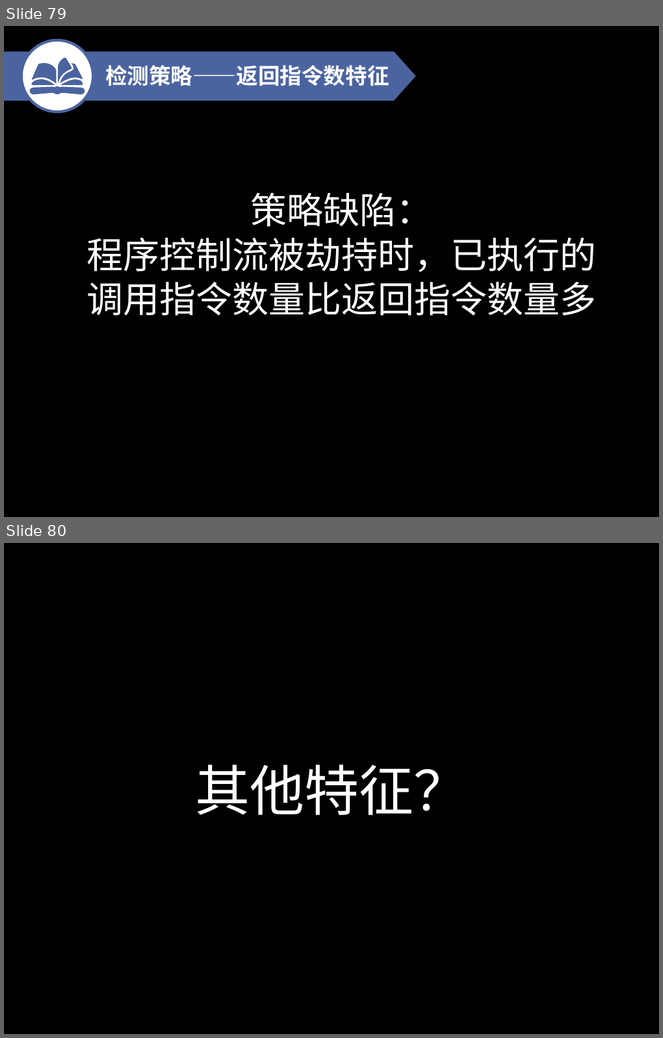
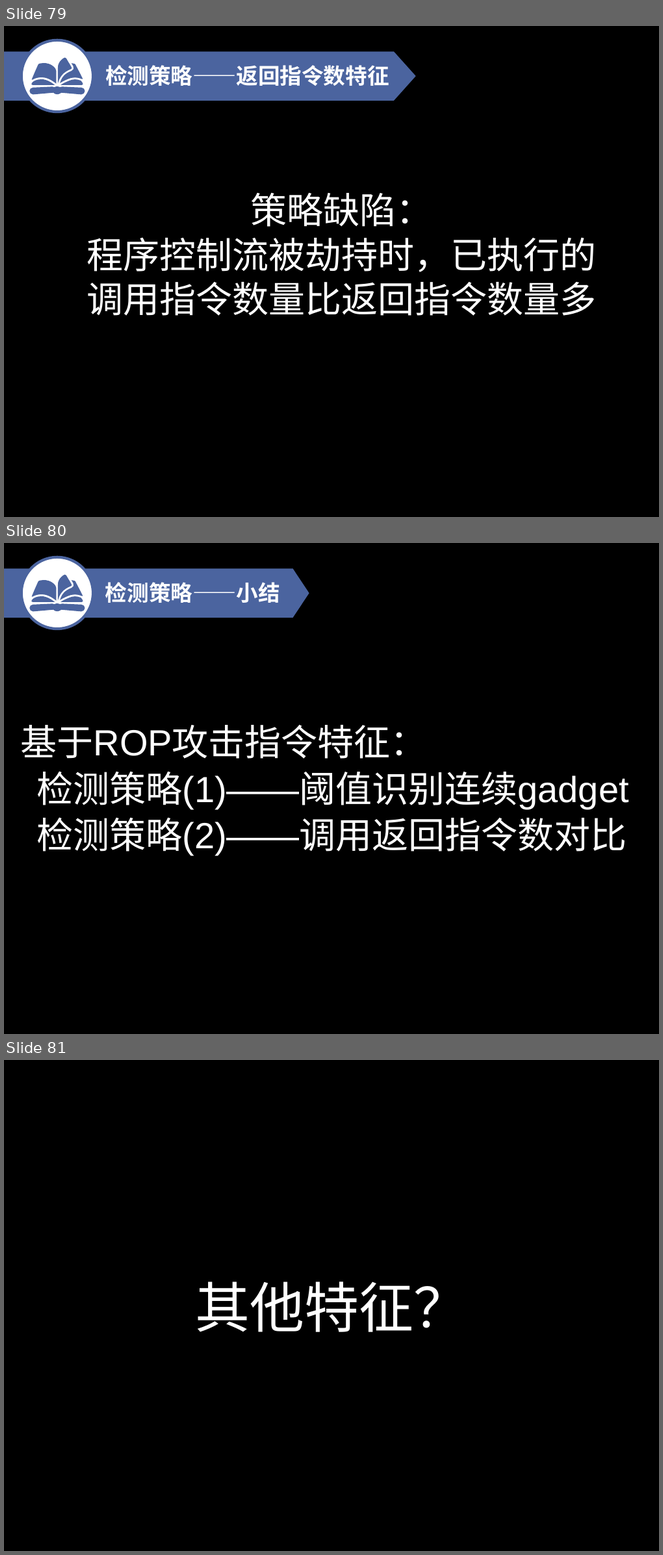
Before and after one commit to TaQini/XOP, a slide deck: 大便.pptx. Shown one above the other, each under a label of ours: slides 79 and 80 before the commit, slides 79, 80 and 81 after it. The pictures are 663x1038 and 663x1555 pixels, drawn with LibreOffice and Linux fonts; fonts in the diff are those of the drawing. Boxes give left, top, right and bottom in pixels: in the first picture for what was removed or moved away, otherwise in the second. Text is boxed around its words. In the diff, an @@ line names an element or a change of style, - is before the commit and + after.

```diff
--- a/大便.pptx
+++ b/大便.pptx
@@ slide 80 added at (x1=4, y1=543, x2=659, y2=1034), background #FFFFFF @@
@@ rectangle added at (x1=4, y1=543, x2=659, y2=1034), fill #000000 @@
@@ ellipse added at (x1=22, y1=557, x2=93, y2=629), fill #FFFFFF, outline #4B649F 3 pt @@
@@ freeform shape added at (x1=4, y1=568, x2=310, y2=618), fill #4B649F @@
@@ group added at (x1=29, y1=574, x2=85, y2=611): 7 freeform shapes @@
@@ text added at (x1=105, y1=582, x2=280, y2=603), 24 pt, text #FFFFFF, bold @@
+检测策略——小结
@@ text added at (x1=21, y1=725, x2=629, y2=856), 40 pt, text #FFFFFF @@
+基于ROP攻击指令特征：
+检测策略(1)——阈值识别连续gadget
+检测策略(2)——调用返回指令数对比
@@ what was slide 80 is now slide 81 @@
```
Also in this commit, not shown: 37 slides changed, 1 other slide added, 3 other files.
